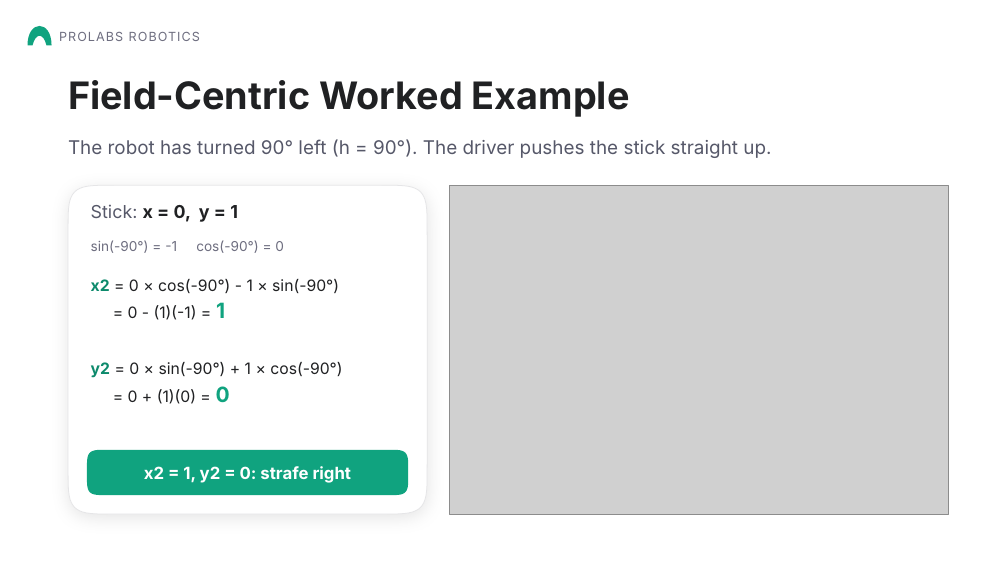
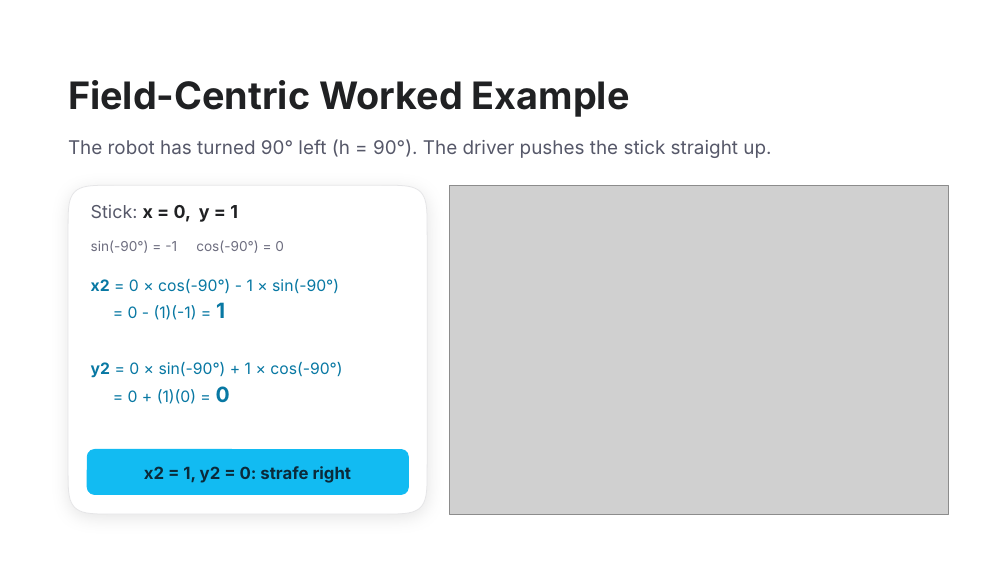
Before and after one commit to Aarav-111/FTC-Bangalore-Resources, a slide deck: slide 18 of 02-Chassis/Mecanum Wheels Presentation.pptx. Drawn at 1008x567 pixels with LibreOffice and Linux fonts; fonts in the diff are those of the drawing; grey boxes stand for pictures; background and template pictures are left out. Boxes give left, top, right and bottom in pixels: in the first picture for what was removed or moved away, otherwise in the second. Text is boxed around its words. In the diff, an @@ line names an element or a change of style, - is before the commit and + after.

Commit message:
Mecanum presentation: tank drive fails 2-3 times, light blue theme, Thank You page with QR codes, remove Prolabs Robotics

```diff
--- a/02-Chassis/Mecanum Wheels Presentation.pptx
+++ b/02-Chassis/Mecanum Wheels Presentation.pptx
@@ freeform shape removed at [27,27,51,45] @@
@@ text removed at [59,32,200,41] @@
-PROLABS ROBOTICS
@@ text "x2 = 0 × cos(-90°) ..." at [91,279,339,320]: text colour #0D8A6C to #0878A3 in "x2"; text colour #202123 to #0878A3; text colour #10A37F to #0878A3 in "1" @@
@@ text "y2 = 0 × sin(-90°) ..." at [91,362,342,404]: text colour #0D8A6C to #0878A3 in "y2"; text colour #202123 to #0878A3; text colour #10A37F to #0878A3 in "0" @@
@@ rounded rectangle added at [87,449,408,495], fill #12BBF2, outline #12BBF2 0.75 pt @@
@@ text "x2 = 1, y2 = ..." at [144,466,352,483]: text colour #FFFFFF to #0B2A3A @@
@@ freeform shape removed at [87,450,408,495] @@
```
Also in this commit, not shown: 19 other slides changed, 1 slide added, 1 slide removed, 1 other file.
